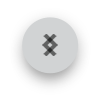
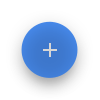
Before/after of a 100px x 100px layered artwork. What changed in the layer stack:
showed group "fab" (4 layers) over [21, 21, 78, 78]
hid group "Floating action button small" (4 layers) over [22, 17, 79, 74]
